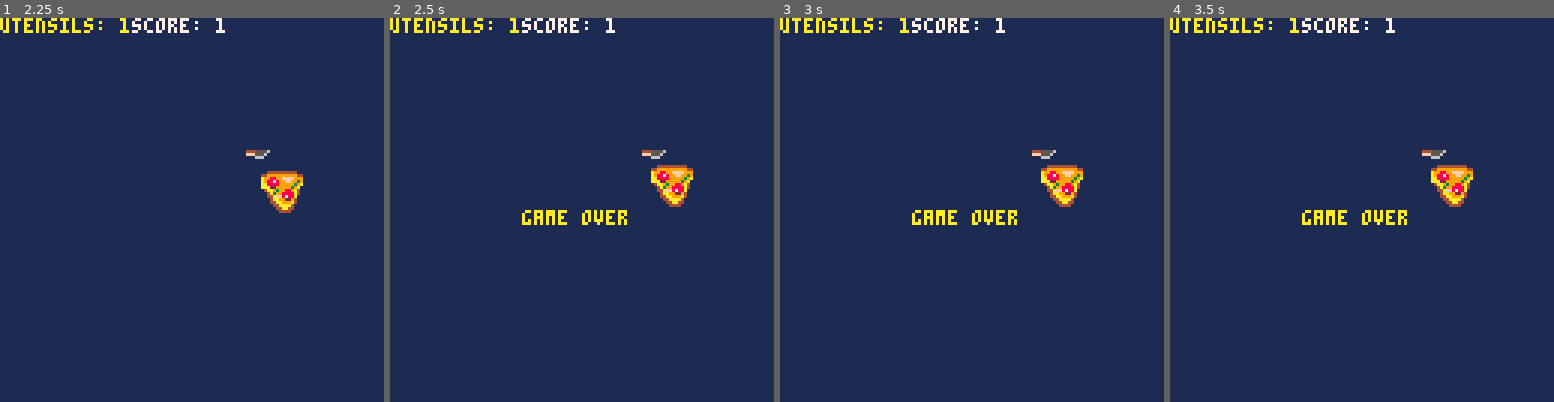
Above: before the commit, frames 1-4 (left to right).
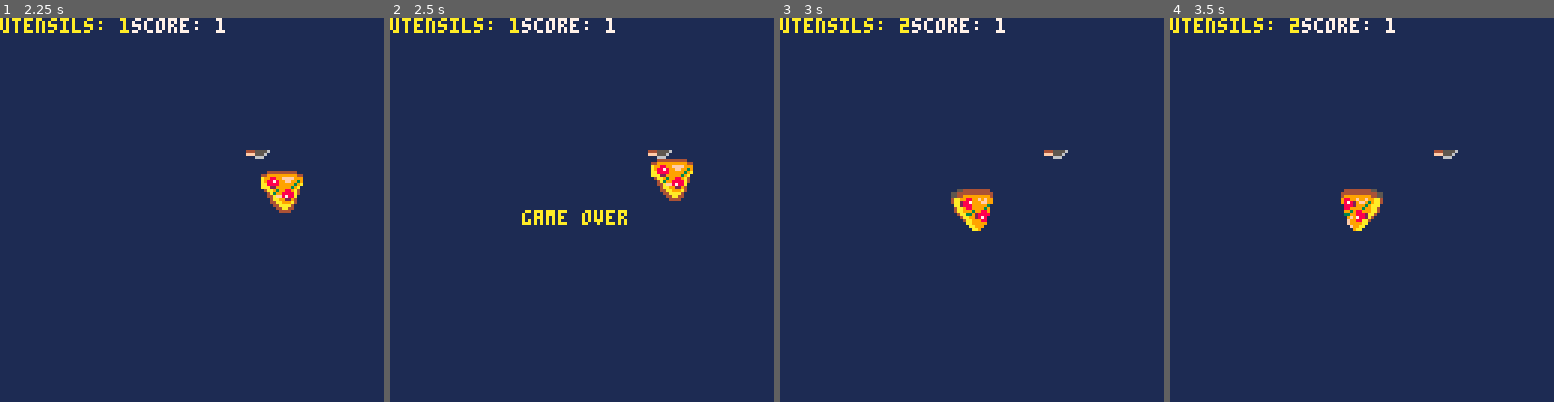
Above: after the commit, the same moments.

Repository: nickcova/Pico8Carts
Game: PICO-8 cartridge sliced/sliced.p8
Same seed, same stepped clock (60 frames per second), same inputs: the game is played once before the commit and once after it.
Inputs:
- Up to frame 1 (2.25 s): tap O (Z key) at 0.7, 1.7, 2.1 s; hold Right 1.6-2.1 s; hold Up from 2.15 s (still down)
- Up to frame 2 (2.5 s): release Up at 2.42 s; hold Right from 2.47 s (still down)
- Up to frame 3 (3 s): keep holding Right; tap O (Z key) at 2.5, 2.9 s
- Up to frame 4 (3.5 s): release Right at 3.03 s; hold Left from 3.08 s (still down); tap O (Z key) at 3.3 s

Frame 1 is identical in both runs. In frame 2, 1.0% of the frame differs, in the area x 65-79%, y 34-50%; in frame 3, 2.4%, in the area x 31-79%, y 0-56%; in frame 4, 2.4%.

Commit message:
Improved collision detection

Diff:
--- a/sliced/sliced.p8
+++ b/sliced/sliced.p8
@@ -66,6 +66,7 @@
 -- tab 2
 -- game over state
 function gameover_update()
+    if (btnp(4)) game_init() -- restart the game
 end
 
 function gameover_draw()
@@ -80,9 +81,10 @@
 	pizza.y=56
 	pizza.sprite=16
 	pizza.speed=2
-	pizza.hitboxes={}
-	add(pizza.hitboxes,{x=0,y=0,w=16,h=10})
-	add(pizza.hitboxes,{x=3,y=6,w=8,h=6})
+    pizza.vertices={}
+    add(pizza.vertices, {x=1,y=1})
+    add(pizza.vertices, {x=14,y=1})
+    add(pizza.vertices, {x=7,y=14})
 end
 
 function draw_pizza()
@@ -112,12 +114,21 @@
 
 function pizza_collision_chk()
 	for enemy in all(utensils) do
-		for hit in all(pizza.hitboxes) do
-			if (overlap_exists(pizza.x,pizza.y,hit,enemy.x,enemy.y,enemy.hitbox)) then
-				game_over=true
-				break
-			end
-		end
+        local enemy_vertices={} -- vertices belonging to an enemy's hitbox
+        add(enemy_vertices,{x=enemy.x+enemy.hitbox.xoff, y=enemy.y+enemy.hitbox.yoff})
+        add(enemy_vertices,{x=enemy.x+enemy.hitbox.xoff+enemy.hitbox.w, y=enemy.y+enemy.hitbox.yoff})
+        add(enemy_vertices,{x=enemy.x+enemy.hitbox.xoff, y=enemy.y+enemy.hitbox.yoff+enemy.hitbox.h})
+        add(enemy_vertices,{x=enemy.x+enemy.hitbox.xoff+enemy.hitbox.w, y=enemy.y+enemy.hitbox.yoff+enemy.hitbox.h})
+
+        for vertices in all(enemy_vertices) do
+            if (is_inside_area(pizza.x+pizza.vertices[1].x,pizza.y+pizza.vertices[1].y,
+                                pizza.x+pizza.vertices[2].x,pizza.y+pizza.vertices[2].y,
+                                pizza.x+pizza.vertices[3].x,pizza.y+pizza.vertices[3].y,
+                                vertices.x, vertices.y)) then
+                game_over=true
+		        break
+            end
+        end
 
 		if (game_over) then
             _update=gameover_update
@@ -135,7 +146,7 @@
 	knife.y=flr(rnd(120))  --60 es la mitad
 	knife.speed=2
 	knife.direction=right --first one goes right
-	knife.hitbox={x=0,y=2,w=8,h=3}
+	knife.hitbox={xoff=0,yoff=3,w=8,h=2}
 	add(utensils,knife)
 end
 
@@ -152,7 +163,7 @@
 end
 
 function update_utensils()
-	-- Check if I have to add a new utensil
+	-- check if i have to add a new utensil
 	if (#utensils<=max_utensils) then
 		if (frame_count>0 and frame_count%spawn_wait==0) spawn_utensil=true
 	end
@@ -166,8 +177,8 @@
 		knife.y=starting_position.y
 		knife.speed=2
 		knife.direction=starting_position.direction
-        if (knife.direction==up or knife.direction==down) knife.hitbox={x=0,y=2,w=3,h=8}
-		if (knife.direction==left or knife.direction==right) knife.hitbox={x=2,y=0,w=8,h=3}
+        if (knife.direction==up or knife.direction==down) knife.hitbox={xoff=3,yoff=0,w=2,h=8}
+		if (knife.direction==left or knife.direction==right) knife.hitbox={xoff=0,yoff=3,w=8,h=2}
 		add(utensils,knife)
 
 		spawn_utensil = false
@@ -230,22 +241,21 @@
 
 function debug()
 	print("utensils: "..#utensils,0,0,10)
-	--print("game_over: "..tostr(game_over),0,10,10)
-	--print("pizza hitboxes: "..#pizza.hitboxes,0,20,10)
 end
 -->8
 -- tab 7 (other functions)
-function overlap_exists(player_x,player_y,player_hb,enemy_x,enemy_y,enemy_hb)
-	if (
-		player_x+player_hb.x+1<=enemy_x+enemy_hb.x+enemy_hb.w
-		and player_x+player_hb.x+player_hb.w-2>=enemy_x+enemy_hb.x
-		and player_y+player_hb.y<=enemy_y+enemy_hb.y+enemy_hb.h
-		and player_y+player_hb.y+player_hb.h>=enemy_y+enemy_hb.y+enemy_hb.h
-	) then
-		return true
-	end
-
-	return false
+-- checks if a point (ux,uy) is inside a triangle
+function is_inside_area(px1,py1,px2,py2,px3,py3,ux,uy)
+    local pizza_area=triangle_area(px1,py1,px2,py2,px3,py3)
+    local sub1=triangle_area(ux,uy,px2,py2,px3,py3)
+    local sub2=triangle_area(px1,py1,ux,uy,px3,py3)
+    local sub3=triangle_area(px1,py1,px2,py2,ux,uy)
+    return (pizza_area==sub1+sub2+sub3)
+end
+
+-- calculates the area of a triangle
+function triangle_area(x1,y1,x2,y2,x3,y3)
+    return abs((x1*(y2-y3) + x2*(y3-y1) + x3*(y1-y2))/2)
 end
 
 function update_frame_count()
